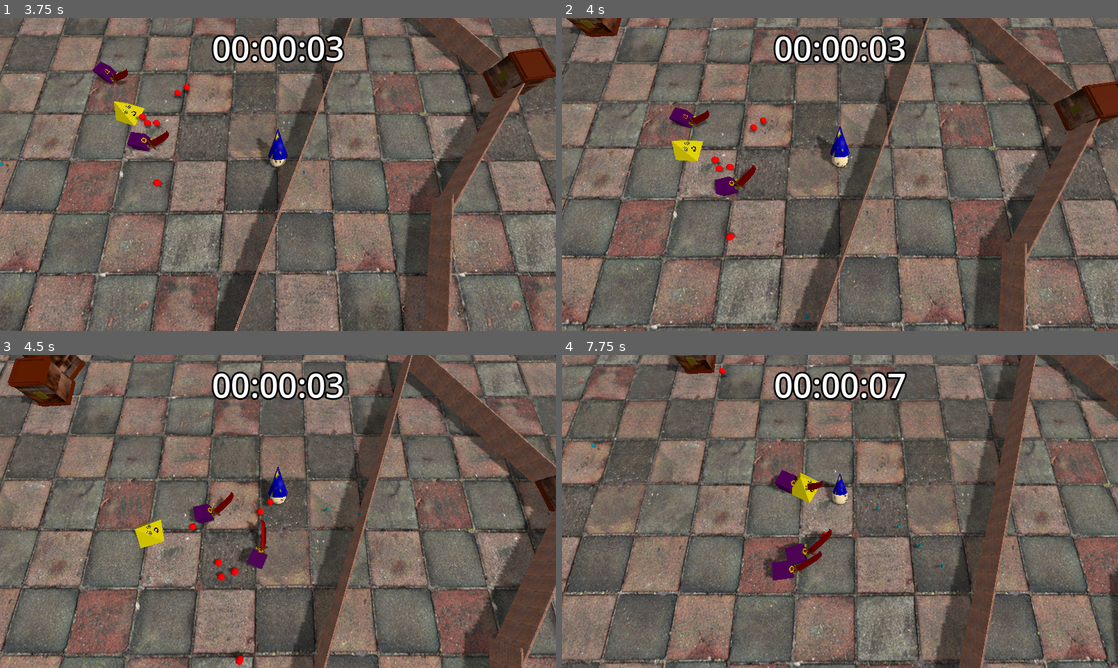
Above: before the commit, frames 1-4 (two rows, left to right).
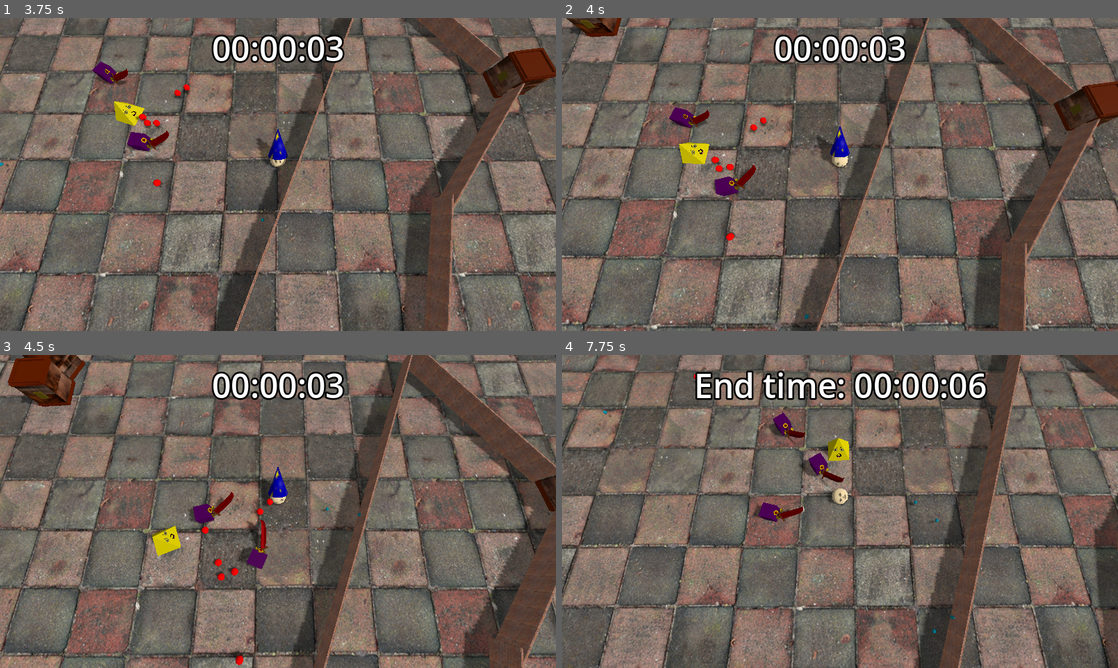
Above: after the commit, the same moments.

Repository: luce-ventress/no-mercy-bgj-2025
Game: Godot game, scene res://Scenes/Menu.tscn
The game is run twice, just before and just after one commit, with the same random seed, the same clock (stepped at 60 frames per second) and the same inputs. Sound files missing from this copy of the repository are replaced by a short silence.
Inputs (mouse positions are in pixels of both pictures, inside the frame that each line leads up to):
- Up to frame 1 (3.75 s): click "Play" at 0.5 s; move the mouse to (400, 158) at 1.27 s; press the mouse at (400, 158) at 1.28 s; hold D (player_right) 1.28-2.03 s; move the mouse to (166, 190) at 2.02 s; release the mouse at (166, 190) at 2.03 s; hold S (player_backward) 2.03-2.78 s; click (166, 190) at 2.1 s; move the mouse to (333, 105) at 2.77 s; press the mouse at (333, 105) at 2.78 s; hold D (player_right) 2.78-3.53 s; move the mouse to (250, 237) at 3.52 s; release the mouse at (250, 237) at 3.53 s; hold W (player_forward) from 3.53 s (still down); click (250, 237) at 3.6 s
- Up to frame 2 (4 s): keep holding W (player_forward)
- Up to frame 3 (4.5 s): move the mouse to (444, 558) at 4.27 s; release W (player_forward) at 4.28 s; press the mouse at (444, 558) at 4.28 s; hold A (player_left) from 4.28 s (still down)
- Up to frame 4 (7.75 s): move the mouse to (673, 464) at 5.02 s; release the mouse at (673, 464) at 5.03 s; click (673, 464) at 5.1 s; move the mouse to (867, 511) at 5.77 s; release A (player_left) at 5.78 s; press the mouse at (867, 511) at 5.78 s; hold S (player_backward) 5.78-6.53 s; move the mouse to (756, 433) at 6.52 s; release the mouse at (756, 433) at 6.53 s; hold D (player_right) 6.53-7.28 s; click (756, 433) at 6.6 s; move the mouse to (962, 495) at 7.27 s; press the mouse at (962, 495) at 7.28 s; hold W (player_forward) from 7.28 s (still down)

Frame 1 is identical in both runs. In frame 2, 0.3% of the frame differs, in the area x 19-27%, y 38-47%; in frame 3, 0.6%; in frame 4, 68%, in the area x 0-100%, y 0-100%.

Commit message:
tweak powerups, spawner, add lifetime to bullets

Diff:
--- a/Maps/Level1.tscn
+++ b/Maps/Level1.tscn
@@ -137,7 +137,7 @@
 meleeEnemyScene = ExtResource("4_ptu34")
 rangedEnemyScene = ExtResource("5_7bilv")
 
-[node name="Timer" type="Timer" parent="Spawner"]
+[node name="SpawnerTimer" type="Timer" parent="Spawner"]
 wait_time = 3.0
 autostart = true
 
@@ -148,4 +148,4 @@
 
 [node name="Environment" parent="." instance=ExtResource("8_qqmji")]
 
-[connection signal="timeout" from="Spawner/Timer" to="Spawner" method="_on_timer_timeout"]
+[connection signal="timeout" from="Spawner/SpawnerTimer" to="Spawner" method="_on_timer_timeout"]
--- a/Scenes/Projectiles/ProjectileBase.tscn
+++ b/Scenes/Projectiles/ProjectileBase.tscn
@@ -29,5 +29,11 @@
 [node name="CollisionShape3D" type="CollisionShape3D" parent="Area3D"]
 shape = SubResource("SphereShape3D_4x055")
 
+[node name="Timer" type="Timer" parent="."]
+wait_time = 3.0
+one_shot = true
+autostart = true
+
 [connection signal="area_entered" from="Area3D" to="." method="_on_area_3d_area_entered"]
 [connection signal="body_entered" from="Area3D" to="." method="_on_area_3d_body_entered"]
+[connection signal="timeout" from="Timer" to="." method="_on_timer_timeout"]
--- a/Scenes/Projectiles/ProjectileEnemy.tscn
+++ b/Scenes/Projectiles/ProjectileEnemy.tscn
@@ -29,5 +29,11 @@
 [node name="CollisionShape3D" type="CollisionShape3D" parent="Area3D"]
 shape = SubResource("SphereShape3D_4x055")
 
+[node name="Timer" type="Timer" parent="."]
+wait_time = 10.0
+one_shot = true
+autostart = true
+
 [connection signal="area_entered" from="Area3D" to="." method="_on_area_3d_area_entered"]
 [connection signal="body_entered" from="Area3D" to="." method="_on_area_3d_body_entered"]
+[connection signal="timeout" from="Timer" to="." method="_on_timer_timeout"]
--- a/Scripts/Enemies/EnemyHealth.gd
+++ b/Scripts/Enemies/EnemyHealth.gd
@@ -9,7 +9,7 @@
 
 var tween
 
-func _on_hit_area_area_entered(area: Area3D) -> void:
+func _on_hit_area_area_entered(_area: Area3D) -> void:
 	if HealthPoints <= 0:
 		return
 	if $GotHit.is_playing() == false:
--- a/Scripts/Enemies/EnemyMeleeSword.gd
+++ b/Scripts/Enemies/EnemyMeleeSword.gd
@@ -4,7 +4,7 @@
 @export var pushUp: float
 
 @onready var movement = owner.get_node("EnemyMovement")
-@onready var PlayerPawn = owner.get_node("%PlayerPawnInstance")
+@onready var PlayerPawn = owner.get_parent().get_node("%PlayerPawnInstance")
 @onready var MeleeEnemy = owner as CharacterBody3D
 
 var hitSound = preload("res://Assets/Sound/Enemy/Melee_enemy_attack.wav")
--- a/Scripts/Enemies/EnemyMovement.gd
+++ b/Scripts/Enemies/EnemyMovement.gd
@@ -26,6 +26,9 @@
 
 	var desiredVelocity: Vector3 = toPlayerDir * speed * PlayerStats.EnemySpeedMult
 
+	if (toPlayerDistance < stop_distance):
+		desiredVelocity = Vector3(0, desiredVelocity.y, 0)
+
 	if not characterBody.is_on_floor():
 		desiredVelocity.x = 0
 		desiredVelocity.z = 0
@@ -33,11 +36,8 @@
 
 	var current_velocity = characterBody.velocity
 	var final_velocity = current_velocity.lerp(desiredVelocity, 0.05)
-	if (toPlayerDistance < stop_distance):
-		final_velocity = Vector3(0, 0, 0)
 
 	characterBody.set_velocity(final_velocity + externalImpulse)
-
 
 	characterBody.move_and_slide()
 	externalImpulse = Vector3(0, 0, 0)
--- a/Scripts/Enemies/ranged_enemy_shooting.gd
+++ b/Scripts/Enemies/ranged_enemy_shooting.gd
@@ -14,7 +14,7 @@
 var current_spawn_pos: Vector3
 var current_spawn_dir: Vector3
 
-func _physics_process(delta: float) -> void:
+func _physics_process(_delta: float) -> void:
 	var myForward: Vector3 = (-characterBody.get_global_transform().basis.x).normalized()
 
 	current_spawn_pos = ProjectileSpawn.global_position
@@ -22,7 +22,7 @@
 
 	#current_spawn_pos = owner.position + current_spawn_dir * spawn_dist + Vector3(0, spawn_height, 0)
 
-func _process(delta: float) -> void:
+func _process(_ddelta: float) -> void:
 	var current_time: float = (Time.get_ticks_msec() as float) / 1000.0
 	if current_time > (time_since_last_shot + PlayerStats.EnemyShootCooldown):
 		spawn_projectile(current_spawn_pos, current_spawn_dir, projectile_speed * PlayerStats.EnemyProjectileSpeedMult)
--- a/Scripts/Game/GameManager.gd
+++ b/Scripts/Game/GameManager.gd
@@ -6,10 +6,10 @@
 var time: float
 
 
-func _process(delta: float) -> void:
+func _process(_delta: float) -> void:
 	if game_time_label:
 		time = Time.get_unix_time_from_system() - game_start_time
-		var time_string = Time.get_time_string_from_unix_time(time)
+		var time_string = Time.get_time_string_from_unix_time(time as int)
 		game_time_label.text = time_string
 		if PlayerStats.isDead:
 			showEndTime()
@@ -19,7 +19,7 @@
 
 func showEndTime() ->void:
 	time = Time.get_unix_time_from_system() - game_start_time
-	var endTime = Time.get_time_string_from_unix_time(time)
+	var endTime = Time.get_time_string_from_unix_time(time as int)
 	game_time_label.text = "End time: " + endTime
 	set_process(!is_processing())
 
--- a/Scripts/Game/PowerupManager.gd
+++ b/Scripts/Game/PowerupManager.gd
@@ -3,6 +3,7 @@
 @onready var game_start_time: float = Time.get_unix_time_from_system()
 @onready var PowerupLabel: Label = get_parent().find_child("PowerupLabel", true, false)
 @onready var PowerdownLabel: Label = get_parent().find_child("PowerDown", true, false)
+@onready var SpawnTimer: Timer = get_parent().find_child("SpawnerTimer", true, false)
 
 var dicemax = 100
 var rollToNoMercy = 75
@@ -19,7 +20,10 @@
 	game_start_time = Time.get_unix_time_from_system()
 	powerups = 0
 
-func _process(delta: float) -> void:
+func _process(_delta: float) -> void:
+	if not SpawnTimer:
+		SpawnTimer = get_parent().find_child("SpawnerTimer", true, false)
+		return
 	if not PowerupLabel:
 		PowerupLabel = get_parent().find_child("PowerupLabel", true, false)
 		return
@@ -56,62 +60,108 @@
 func modify_value(boost: bool):
 	var stat_roll = rng.randi_range(1, 13)
 
+	SpawnTimer.set_wait_time(SpawnTimer.get_wait_time() * 0.9)
+
 	match stat_roll:
 		#good goes up values
 		1, 2, 3, 4, 5, 6, 7:
 			var random_mult: float
-			if boost:
-				random_mult = rng.randf_range(1.5, 3.0)
-			else:
-				random_mult = rng.randf_range(0.3, 0.9)
+
 
 			match stat_roll:
 				1:
+					if boost:
+						random_mult = rng.randf_range(1.5, 2.0)
+					else:
+						random_mult = rng.randf_range(0.75, 1.0)
 					PlayerStats.PlayerDamage *= random_mult
 					print("PlayerStats.PlayerDamage = ", PlayerStats.PlayerDamage)
 				2:
+					if boost:
+						random_mult = rng.randf_range(1.1, 1.3)
+					else:
+						random_mult = rng.randf_range(0.9, 1.0)
 					PlayerStats.PlayerSpeed *= random_mult
 					print("PlayerStats.PlayerSpeed = ", PlayerStats.PlayerSpeed)
 				3:
+					if boost:
+						random_mult = rng.randf_range(1.1, 1.3)
+					else:
+						random_mult = rng.randf_range(0.9, 1.0)
 					PlayerStats.PlayerProjectileSpeedMult *= random_mult
 					print("PlayerStats.PlayerProjectileSpeedMult = ", PlayerStats.PlayerProjectileSpeedMult)
 				4:
+					if boost:
+						random_mult = rng.randf_range(1.5, 3.0)
+					else:
+						random_mult = rng.randf_range(0.3, 0.9)
 					PlayerStats.EnemyGravityScale *= random_mult
 					print("PlayerStats.EnemyGravityScale = ", PlayerStats.EnemyGravityScale)
 				5:
+					if boost:
+						random_mult = rng.randf_range(1.05, 1.1)
+					else:
+						random_mult = rng.randf_range(0.9, 1.0)
 					PlayerStats.EnemyShootCooldown *= random_mult
 					print("PlayerStats.EnemyShootCooldown = ", PlayerStats.EnemyShootCooldown)
 				6:
+					if boost:
+						random_mult = rng.randf_range(1.5, 3.0)
+					else:
+						random_mult = rng.randf_range(0.3, 0.9)
 					PlayerStats.EnemyPushbackStrengthMult *= random_mult
 					print("PlayerStats.EnemyPushbackStrengthMult = ", PlayerStats.EnemyPushbackStrengthMult)
 				7:
+					if boost:
+						random_mult = rng.randf_range(1.5, 3.0)
+					else:
+						random_mult = rng.randf_range(0.3, 0.9)
 					PlayerStats.EnemyPushUpStrengthMult *= random_mult
 					print("PlayerStats.EnemyPushUpStrengthMult = ", PlayerStats.EnemyPushUpStrengthMult)
 		#good goes down values
 		8, 9, 10, 11, 12, 13:
 			var random_mult: float
-			if boost:
-				random_mult = rng.randf_range(0.3, 0.9)
-			else:
-				random_mult = rng.randf_range(1.5, 3.0)
-
 			match stat_roll:
 				8:
+					if boost:
+						random_mult = rng.randf_range(0.7, 0.9)
+					else:
+						random_mult = rng.randf_range(1.1, 1.2)
 					PlayerStats.PlayerShotCooldown *= random_mult
 					print("PlayerStats.PlayerShotCooldown = ", PlayerStats.PlayerShotCooldown)
 				9:
+					if boost:
+						random_mult = rng.randf_range(0.7, 0.9)
+					else:
+						random_mult = rng.randf_range(1.1, 1.3)
 					PlayerStats.EnemySpeedMult *= random_mult
 					print("PlayerStats.EnemySpeedMult = ", PlayerStats.EnemySpeedMult)
 				10:
+					if boost:
+						random_mult = rng.randf_range(0.7, 0.9)
+					else:
+						random_mult = rng.randf_range(1.1, 1.2)
 					PlayerStats.EnemyRotSpeedMult *= random_mult
 					print("PlayerStats.EnemyRotSpeedMult = ", PlayerStats.EnemyRotSpeedMult)
 				11:
+					if boost:
+						random_mult = rng.randf_range(0.7, 0.9)
+					else:
+						random_mult = rng.randf_range(1.1, 1.2)
 					PlayerStats.PlayerGravityScale *= random_mult
 					print("PlayerStats.PlayerGravityScale = ", PlayerStats.PlayerGravityScale)
 				12:
+					if boost:
+						random_mult = rng.randf_range(0.7, 0.9)
+					else:
+						random_mult = rng.randf_range(1.1, 1.2)
 					PlayerStats.EnemyDamageMult *= random_mult
 					print("PlayerStats.EnemyDamageMult = ", PlayerStats.EnemyDamageMult)
 				13:
+					if boost:
+						random_mult = rng.randf_range(0.7, 0.9)
+					else:
+						random_mult = rng.randf_range(1.1, 1.2)
 					PlayerStats.EnemyProjectileSpeedMult *= random_mult
 					print("PlayerStats.EnemyProjectileSpeedMult = ", PlayerStats.EnemyProjectileSpeedMult)
 
--- a/Scripts/Player/PlayerHealth.gd
+++ b/Scripts/Player/PlayerHealth.gd
@@ -11,7 +11,7 @@
 
 var tween
 
-func _on_hit_area_area_entered(area: Area3D) -> void:
+func _on_hit_area_area_entered(_area: Area3D) -> void:
 	if	(health_points <= 0):
 		return
 	$PlayerHit.play()
--- a/Scripts/Player/PlayerShooting.gd
+++ b/Scripts/Player/PlayerShooting.gd
@@ -16,11 +16,11 @@
 
 var playerShootSound = preload("res://Assets/Sound/Player/Player_shoot.wav")
 
-func _physics_process(delta: float) -> void:
+func _physics_process(_delta: float) -> void:
 	current_spawn_dir = get_mouse_direction()
 	current_spawn_pos = owner.position + current_spawn_dir * spawn_dist + Vector3(0, spawn_height, 0)
 
-func _process(delta: float) -> void:
+func _process(_delta: float) -> void:
 	if PlayerStats.isDead:
 		return
 	if Input.is_action_pressed("shoot"):
--- a/Scripts/Projectiles/ProjectileBaseScript.gd
+++ b/Scripts/Projectiles/ProjectileBaseScript.gd
@@ -9,14 +9,20 @@
 	pMovement.set_projectile_speed(speed)
 
 
-func _on_area_3d_body_entered(body: Node3D) -> void:
+func _on_area_3d_body_entered(_body: Node3D) -> void:
 	var parent = get_parent()
 	if parent:
 		parent.remove_child.call_deferred(self)
 		queue_free()
 
-func _on_area_3d_area_entered(area: Area3D) -> void:
+func _on_area_3d_area_entered(_area: Area3D) -> void:
 	var parent = get_parent()
 	if parent:
 		parent.remove_child.call_deferred(self)
 		queue_free()
+
+func _on_timer_timeout() -> void:
+	var parent = get_parent()
+	if parent:
+		parent.remove_child.call_deferred(self)
+		queue_free()
Not shown, changed: Assets/Meshes/box1_button Base Color.png.import
Not shown, changed: Assets/Meshes/box1_test.png.import
Not shown, changed: Assets/Meshes/box1_wooden_planks.jpg.import
Not shown, changed: Assets/Sound/Enemy/ranged_enemy_attack.wav.import
